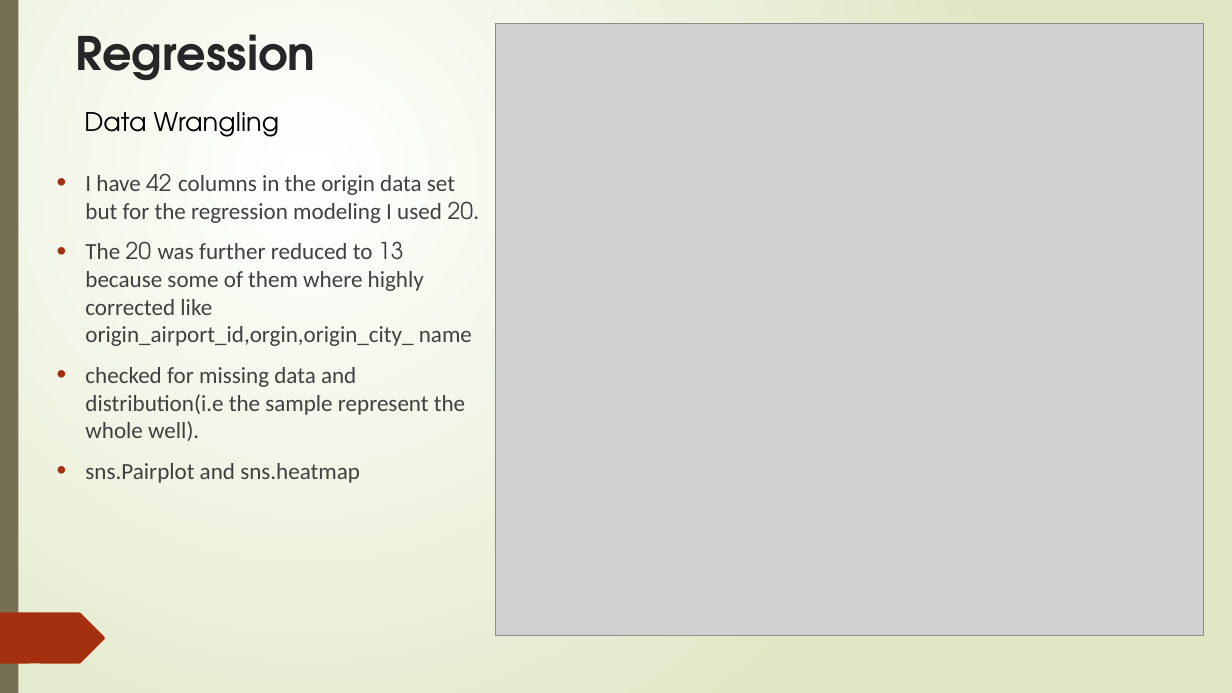
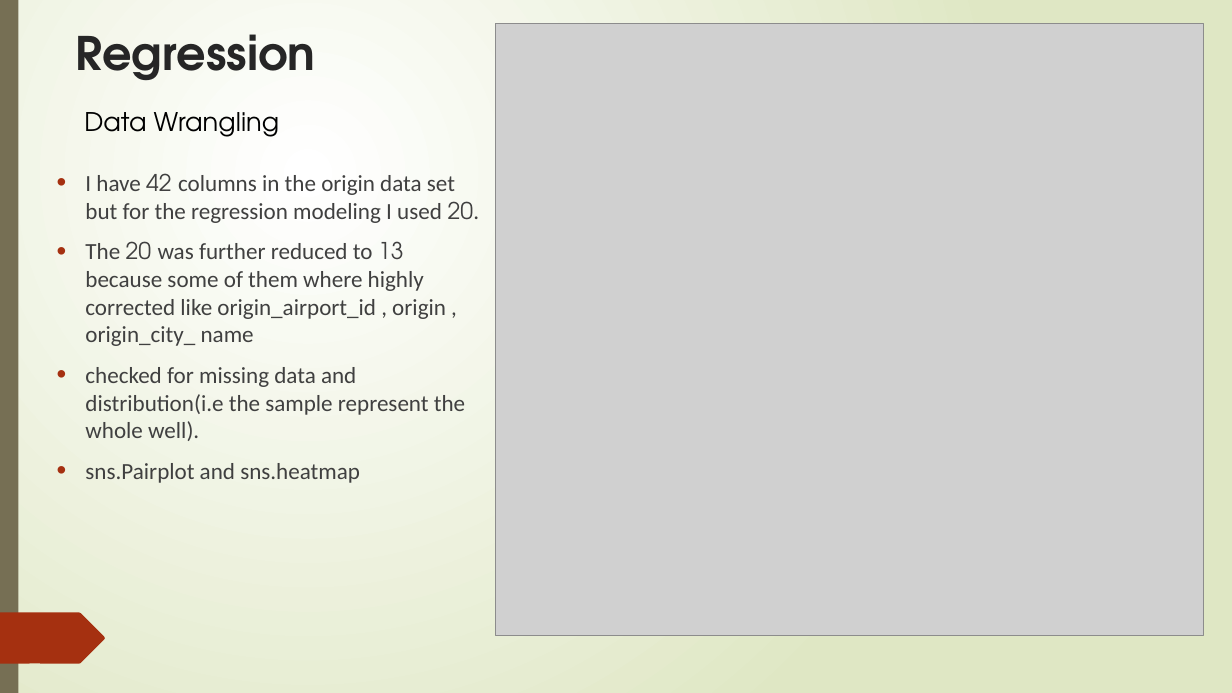
Before and after one commit to rwadisaputro/lhl_midterm_project, a slide deck: slide 7 of Project1-5.pptx. Drawn at 1232x693 pixels with LibreOffice and Linux fonts; fonts in the diff are those of the drawing; grey boxes stand for pictures. Boxes give left, top, right and bottom in pixels: in the first picture for what was removed or moved away, otherwise in the second. Text is boxed around its words. In the diff, an @@ line names an element or a change of style, - is before the commit and + after.

```diff
--- a/Project1-5.pptx
+++ b/Project1-5.pptx
@@ text at (x1=85, y1=241, x2=446, y2=346): text changed @@
-• The 20 was further reduced to 13 because some of them where highly corrected like origin_airport_id,orgin,origin_city_ name
+• The 20 was further reduced to 13 because some of them where highly corrected like origin_airport_id , origin , origin_city_ name
```
Also in this commit, not shown: 7 other slides changed, 1 slide added.
